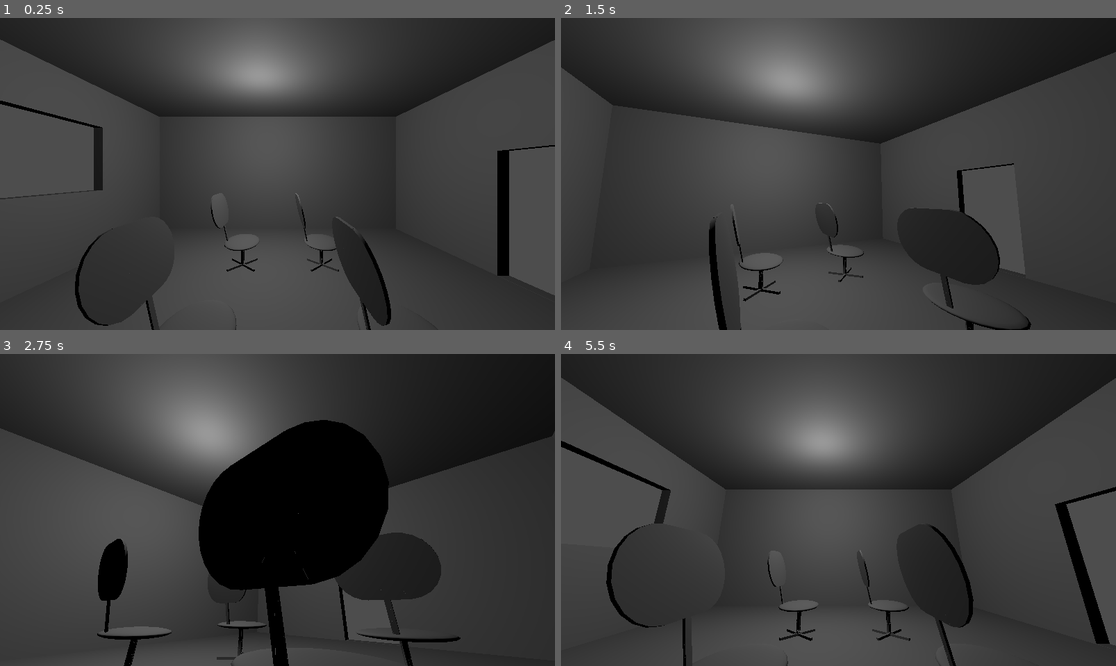
Above: before the commit, frames 1-4 (two rows, left to right).
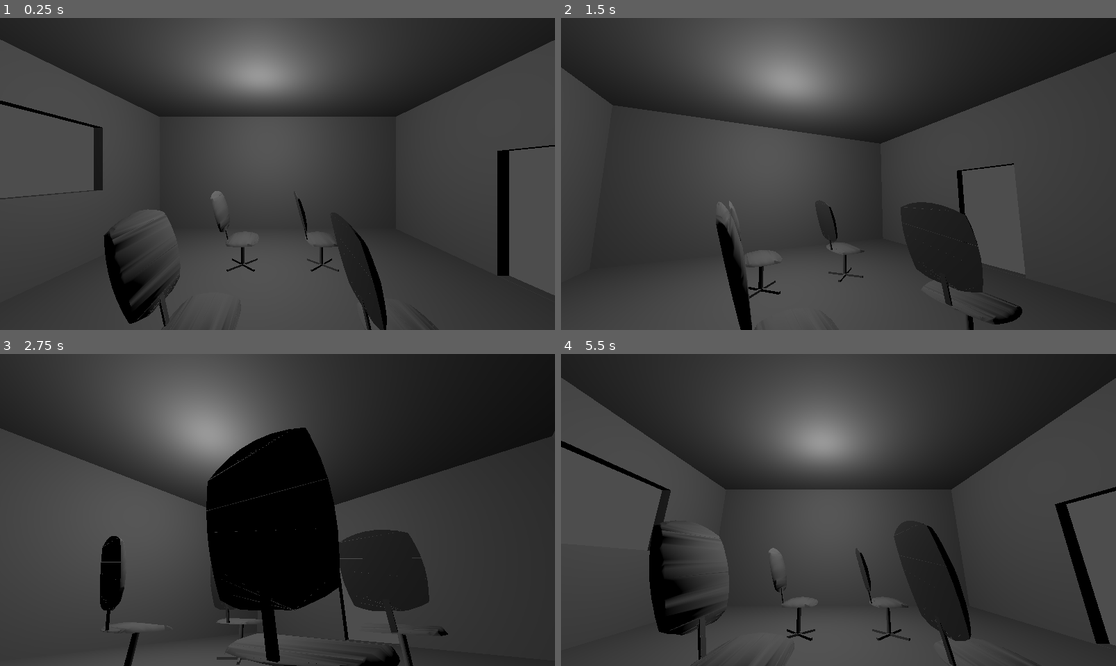
Above: after the commit, the same moments.

Repository: pabloMillanCb/ev
Game: Godot game, scene res://scenes/room.tscn
Two runs of this game, one before a commit and one after it. Both use one fixed random seed, a clock stepped at 60 frames per second and the inputs below.
Inputs:
- Up to frame 1 (0.25 s): no input
- Up to frame 2 (1.5 s): tap Enter at 0.5 s; hold Right (right_arrow) 0.53-1.28 s; hold Down (down_arrow) from 1.28 s (still down)
- Up to frame 3 (2.75 s): release Down (down_arrow) at 2.03 s; hold Right (right_arrow) from 2.03 s (still down)
- Up to frame 4 (5.5 s): release Right (right_arrow) at 2.78 s; hold Up (up_arrow) 2.78-3.53 s; hold Left (left_arrow) 3.53-5.03 s; hold Down (down_arrow) from 5.03 s (still down)

The runs differ from the first frame. In frame 1, 2.6% of the frame differs, in the area x 13-71%, y 55-100%; in frame 2, 3.1%; in frame 3, 9.1%, in the area x 17-83%, y 21-100%; in frame 4, 3.7%.

Commit message:
Camera rotation & chair fixed

Diff:
--- a/practica_1/scenes/Camera3D.gd
+++ b/practica_1/scenes/Camera3D.gd
@@ -8,4 +8,14 @@
 
 # Called every frame. 'delta' is the elapsed time since the previous frame.
 func _process(delta):
-	pass
+	if Input.is_action_pressed("left_arrow"):
+		get_parent().get_parent().rotate_object_local(Vector3(0,1,0), 0.01)
+
+	if Input.is_action_pressed("right_arrow"):
+		get_parent().get_parent().rotate_object_local(Vector3(0,1,0), -0.01)
+
+	if Input.is_action_pressed("up_arrow") and get_parent().rotation[2] > -0.5:
+		get_parent().rotate_object_local(Vector3(0,0,1), -0.01)
+
+	if Input.is_action_pressed("down_arrow") and get_parent().rotation[2] < 0.5:
+		get_parent().rotate_object_local(Vector3(0,0,1), 0.01)
--- a/practica_1/scenes/CameraHelper.gd
+++ b/practica_1/scenes/CameraHelper.gd
@@ -8,20 +8,4 @@
 
 # Called every frame. 'delta' is the elapsed time since the previous frame.
 func _process(delta):
-	if Input.is_action_pressed("left_arrow"):
-		var r = rotation
-		rotation = Vector3(0,0,0)
-		rotate_y(0.01+r[1])
-		rotate_object_local(Vector3(0,0,1), r[2])
-
-	if Input.is_action_pressed("right_arrow"):
-		var r = rotation
-		rotation = Vector3(0,0,0)
-		rotate_object_local(Vector3(0,1,0), -0.01+r[1])
-		rotate_object_local(Vector3(0,0,1), r[2])
-
-	if Input.is_action_pressed("up_arrow") and rotation[2] > -0.5:
-		rotate_object_local(Vector3(0,0,1), -0.01)
-
-	if Input.is_action_pressed("down_arrow") and rotation[2] < 0.5:
-		rotate_object_local(Vector3(0,0,1), 0.01)
+	pass
--- a/practica_1/scenes/island.tscn
+++ b/practica_1/scenes/island.tscn
@@ -61,7 +61,6 @@
 visible = false
 
 [node name="sword" parent="." instance=ExtResource("2_k8uqu")]
-transform = Transform3D(1, 0, 0, 0, 1, 0, 0, 0, 1, 0, 0.596604, 0)
 visible = false
 
 [node name="pedestal" parent="." instance=ExtResource("3_whdhf")]
--- a/practica_1/scenes/room.tscn
+++ b/practica_1/scenes/room.tscn
@@ -8,6 +8,7 @@
 transform = Transform3D(1, 0, 0, 0, 1, 0, 0, 0, 1, -8.08792, 0.682107, 0.261086)
 
 [node name="Silla" parent="." instance=ExtResource("1_wq67k")]
+transform = Transform3D(1, 0, 0, 0, 1, 0, 0, 0, 1, 6.77962, -1.6554, -1.21823)
 
 [node name="Silla2" parent="." instance=ExtResource("1_wq67k")]
 transform = Transform3D(1, 0, 0, 0, 1, 0, 0, 0, 1, 9.56526, -1.67484, -1.25875)
@@ -48,10 +49,12 @@
 light_size = 0.09
 omni_range = 87.012
 
-[node name="CameraHelper" type="Node3D" parent="."]
+[node name="CameraGrade1" type="Node3D" parent="."]
 transform = Transform3D(1, 0, 0, 0, 1, 0, 0, 0, 1, 7.96712, 0, 0)
 script = ExtResource("2_gh8ig")
 
-[node name="Camera3D" type="Camera3D" parent="CameraHelper"]
+[node name="CameraGrade2" type="Node3D" parent="CameraGrade1"]
+
+[node name="Camera3D" type="Camera3D" parent="CameraGrade1/CameraGrade2"]
 transform = Transform3D(-4.37114e-08, 0, -1, 0, 1, 0, 1, 0, -4.37114e-08, -3.05178, -0.0501227, -0.00641012)
 script = ExtResource("2_lo5x5")
--- a/practica_1/scenes/silla.tscn
+++ b/practica_1/scenes/silla.tscn
@@ -1,31 +1,7 @@
 [gd_scene format=3 uid="uid://b6fr2htr5nlw"]
 
 [node name="Silla" type="CSGCombiner3D"]
-transform = Transform3D(1, 0, 0, 0, 1, 0, 0, 0, 1, 6.70104, -1.67484, -1.25875)
-
-[node name="CSGSphere3D" type="CSGSphere3D" parent="."]
-transform = Transform3D(1.4, 0, 0, 0, 0.147, 0, 0, 0, 1, 0.251587, 0, 0.407969)
-radius = 0.417914
-radial_segments = 25
-rings = 12
-
-[node name="CSGBox3D2" type="CSGBox3D" parent="."]
-transform = Transform3D(0.808757, 0, 0, 0, 0.225347, -0.750971, 0, 1.0263, 0.164892, 0.223764, 0.770521, -0.11087)
-size = Vector3(0.57, 0.026, 1)
-
-[node name="CSGCylinder3D2" type="CSGCylinder3D" parent="CSGBox3D2"]
-transform = Transform3D(1, 0, 0, 0, 1, 0, 0, 0, 1, 0.277515, 0, 0)
-height = 0.026
-sides = 23
-
-[node name="CSGCylinder3D" type="CSGCylinder3D" parent="CSGBox3D2"]
-transform = Transform3D(1, 0, 0, 0, 1, 0, 0, 0, 1, -0.270208, 0, 0)
-height = 0.026
-sides = 23
-
-[node name="CSGBox3D" type="CSGBox3D" parent="CSGBox3D2"]
-transform = Transform3D(1, 0, 0, 0, 2.98023e-08, 1, 0, -1, 2.98023e-08, 0.00882071, 0.00350615, 0.731914)
-size = Vector3(0.09, 0.622605, 0.02)
+transform = Transform3D(1, 0, 0, 0, 1, 0, 0, 0, 1, -0.363532, -0.03601, -0.262538)
 
 [node name="CSGCylinder3D" type="CSGCylinder3D" parent="."]
 transform = Transform3D(1, 0, 0, 0, 1, 0, 0, 0, 1, 0.253289, -0.266764, 0.409694)
@@ -40,3 +16,73 @@
 [node name="CSGBox3D" type="CSGBox3D" parent="CSGBox3D3"]
 transform = Transform3D(-5.96046e-08, 0, 1, 0, 1, 0, -1, 0, -5.96046e-08, 0.00187419, 0.0032264, 0.00577363)
 size = Vector3(0.869, 0.044, 0.048)
+
+[node name="Cogin_sillon" type="CSGCylinder3D" parent="."]
+transform = Transform3D(-8.97526e-08, -2.44401, 0, 2.0533, -1.06831e-07, 0, 0, 0, 2.06486, 1.76627, -0.914207, 0.40313)
+sides = 30
+
+[node name="CSGBox3D" type="CSGBox3D" parent="Cogin_sillon"]
+transform = Transform3D(1, 0, 0, 0, 1, 0, 0, 0, 1, -0.0381564, -0.106323, 0)
+operation = 2
+size = Vector3(1, 2.43042, 1)
+
+[node name="CSGSphere3D" type="CSGSphere3D" parent="Cogin_sillon"]
+transform = Transform3D(1, 0, 0, 0, 1, 0, 0, 0, 1, 0.259764, 0.359074, 0)
+operation = 1
+radial_segments = 30
+rings = 30
+
+[node name="CSGSphere3D2" type="CSGSphere3D" parent="Cogin_sillon"]
+transform = Transform3D(1, 0, 0, 0, 1, 0, 0, 0, 1, 0.259764, 0.873722, 0)
+operation = 1
+radial_segments = 30
+rings = 30
+
+[node name="CSGSphere3D3" type="CSGSphere3D" parent="Cogin_sillon"]
+transform = Transform3D(1, 0, 0, 0, 1, 0, 0, 0, 1, 0.259764, 0.601574, 0.278333)
+operation = 1
+radial_segments = 30
+rings = 30
+
+[node name="CSGSphere3D4" type="CSGSphere3D" parent="Cogin_sillon"]
+transform = Transform3D(1, 0, 0, 0, 1, 0, 0, 0, 1, 0.259764, 0.604667, -0.26287)
+operation = 1
+radial_segments = 30
+rings = 30
+
+[node name="Cogin_sillon2" type="CSGCylinder3D" parent="."]
+transform = Transform3D(-8.26936e-08, -2.44401, 5.54132e-15, 0.492825, -2.78299e-08, -2.57467, 1.82649, -1.03142e-07, 0.694698, 1.74829, 0.529136, -0.964641)
+sides = 30
+
+[node name="CSGBox3D" type="CSGBox3D" parent="Cogin_sillon2"]
+transform = Transform3D(1, 0, 0, 0, 1, 0, 0, 0, 1, -0.0381564, -0.106323, 0)
+operation = 2
+size = Vector3(1, 2.43042, 1)
+
+[node name="CSGSphere3D" type="CSGSphere3D" parent="Cogin_sillon2"]
+transform = Transform3D(1, 0, 0, 0, 1, 0, 0, 0, 1, 0.259764, 0.359074, 0)
+operation = 1
+radial_segments = 30
+rings = 30
+
+[node name="CSGSphere3D2" type="CSGSphere3D" parent="Cogin_sillon2"]
+transform = Transform3D(1, 0, 0, 0, 1, 0, 0, 0, 1, 0.259764, 0.873722, 0)
+operation = 1
+radial_segments = 30
+rings = 30
+
+[node name="CSGSphere3D3" type="CSGSphere3D" parent="Cogin_sillon2"]
+transform = Transform3D(1, 0, 0, 0, 1, 0, 0, 0, 1, 0.259764, 0.601574, 0.278333)
+operation = 1
+radial_segments = 30
+rings = 30
+
+[node name="CSGSphere3D4" type="CSGSphere3D" parent="Cogin_sillon2"]
+transform = Transform3D(1, 0, 0, 0, 1, 0, 0, 0, 1, 0.259764, 0.604667, -0.26287)
+operation = 1
+radial_segments = 30
+rings = 30
+
+[node name="CSGBox3D2" type="CSGBox3D" parent="Cogin_sillon2"]
+transform = Transform3D(-1.86868e-08, 0.0192581, 0.554796, -0.330915, -6.51603e-10, -1.87717e-08, 4.66067e-16, -0.287991, 0.0186705, 0.46406, 0.613758, 0.187787)
+size = Vector3(0.09, 0.622605, 0.02)
